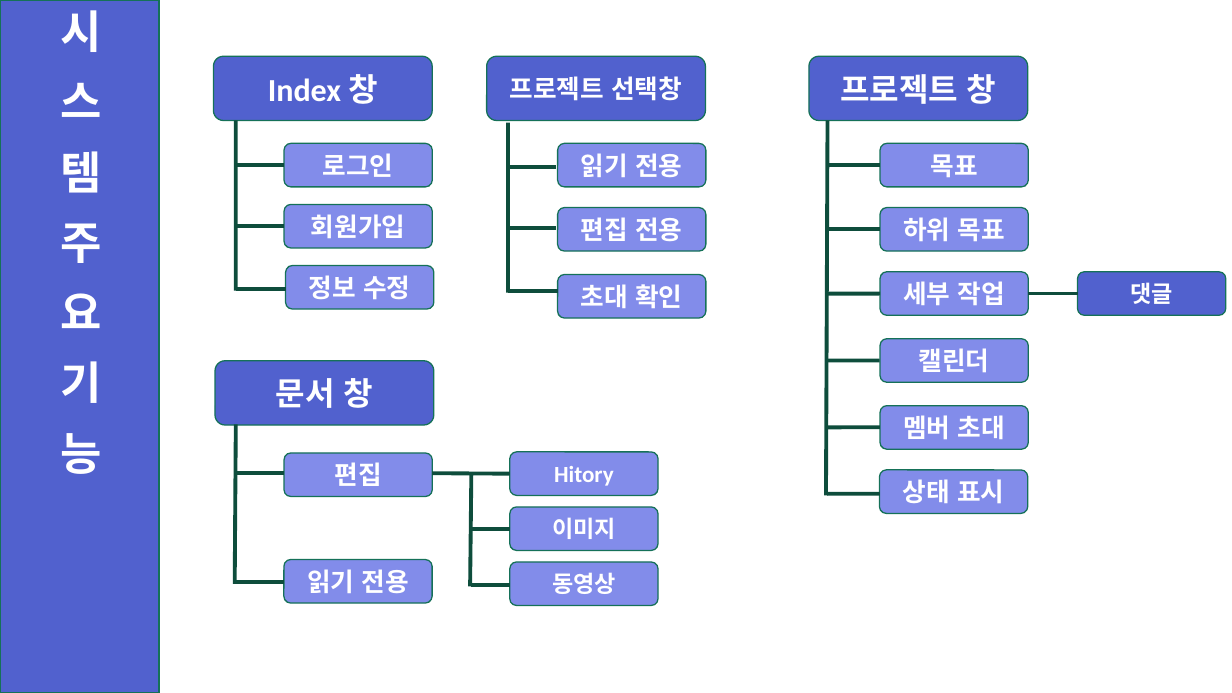
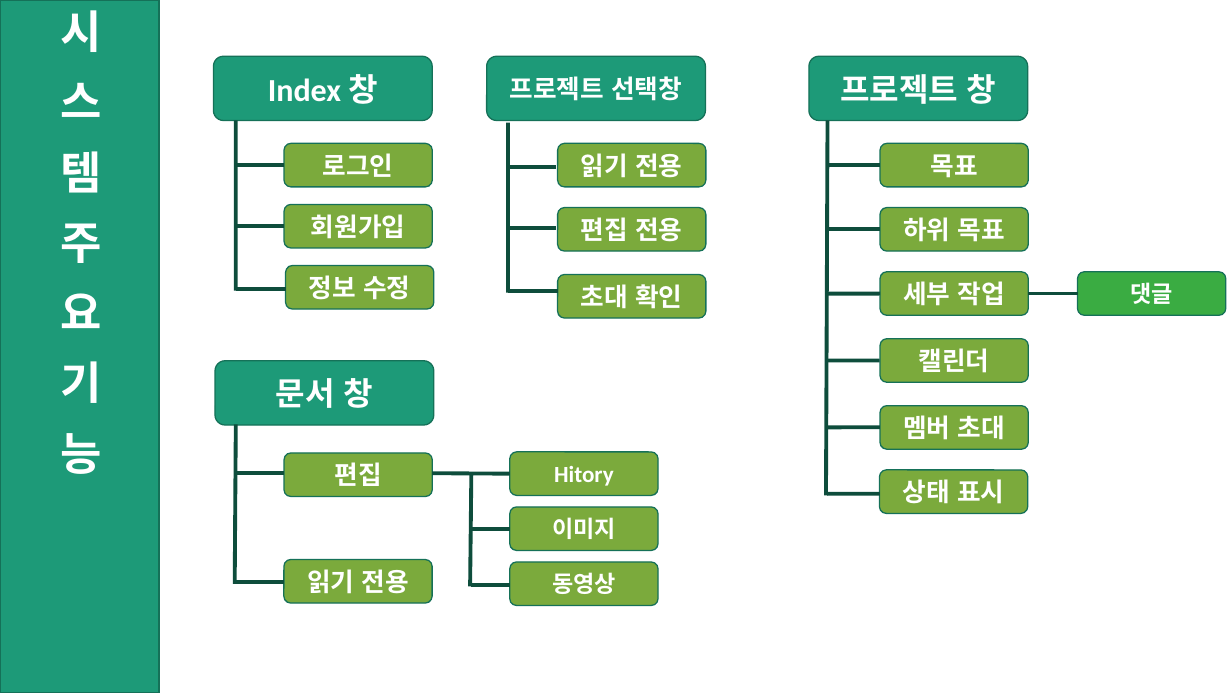
Before and after one commit to ShinHyeonSeong/Final, a slide deck: slide 10 of 기획 UI/A조 프로토타입 발표.pptx (slide 9 before the commit). Drawn at 1232x693 pixels with LibreOffice and Linux fonts; fonts in the diff are those of the drawing. Boxes give left, top, right and bottom in pixels: in the first picture for what was removed or moved away, otherwise in the second. Text is boxed around its words. In the diff, an @@ line names an element or a change of style, - is before the commit and + after.

```diff
--- a/기획 UI/A조 프로토타입 발표.pptx
+++ b/기획 UI/A조 프로토타입 발표.pptx
@@ rounded rectangle "댓글" at (1078,272,1226,315): fill #5161CE to #3AAC42 @@
@@ fill #5161CE to #1D9A78 in 5 elements at (0,0,159,693), (213,56,433,121), (487,56,706,121), (810,56,1029,121), (215,360,434,425) @@
@@ fill #828CEA to #7BAA3C in 17 elements at (284,143,432,187), (284,204,432,248), (286,265,433,309), (557,143,705,187), (557,208,705,251), (557,274,705,318), (880,143,1028,187), (880,208,1028,251), (880,272,1028,315), (880,339,1028,383), (880,406,1028,449), (880,470,1028,514), (510,452,658,495), (284,453,432,496), (510,507,658,551), (284,560,432,604), (510,562,658,605) @@
```
Also in this commit, not shown: 11 other slides changed, 1 slide added.
